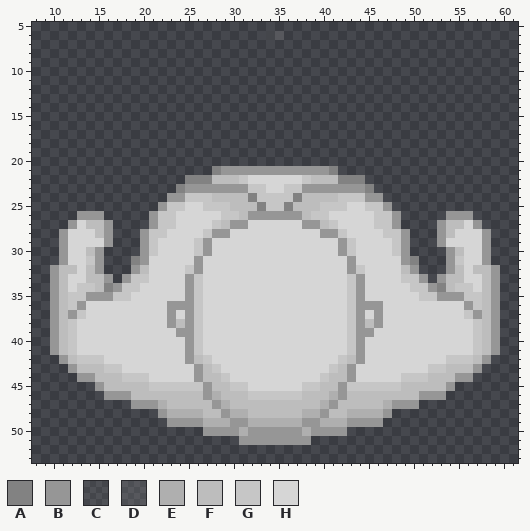
Sprite sheet, stored at Bel-Nix Character Creator/Assets/Resources/Sprites/CharacterFeatures/BodyTypes/Female/03_FBodyFat.png. That is the earlier state.
The file is 70x70 pixels. Colours within 5 levels of each other are drawn and written as one. Shown: x 8..61, y 5..53.
Palette (. is transparent): A #828282  B #969696  C #9a9a9a1b  D #9a9a9a33  E #afafaf  F #bdbdbd  G #c6c6c6  H #d6d6d6
Pixels before, first column x 10:
 6 ........................CD........................
 7 ..................................................
 8 ..................................................
 9 ..................................................
10 ..................................................
11 ..................................................
12 ..................................................
13 ..................................................
14 ..................................................
15 ..................................................
16 ..................................................
17 ..................................................
18 ..................................................
19 ..................................................
20 ..................................................
21 ..................ABBBBBBBBBBBBA..................
22 ...............AAAFFFGHHHHHHGFFFAAA...............
23 ..............ABBBBBBBGGHHGGBBBBBBBA..............
24 .............BBGGGFFFFAGGGGAFFFFGGGBB.............
25 ............BGGHHGGGFFFAGGAFFFGGGHHGGB............
26 ...BBB.....BGGHHHHHGGFBBBBBBFGGHHHHHGGB.....BBB...
27 ..BHFFB....BGGHHHHGFBBHHHHHHBBFGHHHHGGB....BFFHB..
28 .BHHHFB...BGGHHHHGBBHHHHHHHHHHBBGHHHHGGB...BFHHHB.
29 .BHHHHB...BGHHHHGBHHHHHHHHHHHHHHBGHHHHGB...BHHHHB.
30 .BHHFB....BGHHHHGBHHHHHHHHHHHHHHBGHHHHGB....BFHHB.
31 .BHHGB...ABHHHHHBHHHHHHHHHHHHHHHHBHHHHHBA...BGHHB.
32 BFFHFB...BFHHHHGBHHHHHHHHHHHHHHHHBGHHHHFB...BFHFFB
33 BFHHFFB.BGGHHHHBGHHHHHHHHHHHHHHHHGBHHHHGGB.BFFHHFB
34 BFHGGFABGGHHHHHBGHHHHHHHHHHHHHHHHGBHHHHHGGBAFGGHFB
35 BFGGBBBGGHHHHHHBGHHHHHHHHHHHHHHHHGBHHHHHHGGBBBGGFB
36 BFGBHHHHHHHHHBBBGHHHHHHHHHHHHHHHHGBBBHHHHHHHHHBGFB
37 BFBGHHHHHHHHHBHBGHHHHHHHHHHHHHHHHGBHBHHHHHHHHHGBFB
38 BFGHHHHHHHHHHBFBGHHHHHHHHHHHHHHHHGBFBHHHHHHHHHHGFB
39 BFGHHHHHHHHHHHBBGHHHHHHHHHHHHHHHHGBBHHHHHHHHHHHGFB
40 BFGHHHHHHHHHHHHBGHHHHHHHHHHHHHHHHGBHHHHHHHHHHHHGFB
41 BFGHHHHHHHHHHHHBGHHHHHHHHHHHHHHHHGBHHHHHHHHHHHHGFB
42 .BFGGGHHHHHHHHHBFGHHHHHHHHHHHHHHGFBHHHHHHHHHGGGFB.
43 ..BFFFGGHHHHHHHHBFGHHHHHHHHHHHHGFBHHHHHHHHGGFFFB..
44 ...BBFFFGGGHHHHHBFFGHHHHHHHHHHGFFBHHHHHGGGFFFBB...
45 .....BFFFFFGGGGGGBFFGGHHHHHHGGFFBGGGGGGFFFFFB.....
46 ......BBBFFFFFFFFBEFFFGGGGGGFFFEBFFFFFFFFBBB......
47 .........BBBEFFFFFBEFFFFFFFFFFEBFFFFFEBBB.........
48 ............BEEEEFFBEEFFFFFFEEBFFEEEEB............
49 .............BBBBEEEBBEEEEEEBBEEEBBBB.............
50 .................BBBBEBBBBBBEBBBB.................
51 .....................BBBBBBBB.....................
New version:
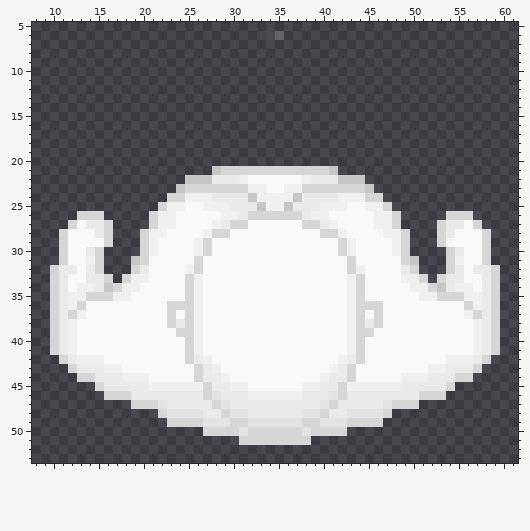
What changed:
colour A: #828282 -> #c6c6c6
colour B: #969696 -> #d6d6d6
colour C: #9a9a9a1b -> #d7d7d71b
colour D: #9a9a9a33 -> #d7d7d733
colour E: #afafaf -> #e3e3e3
colour F: #bdbdbd -> #eaeaea
colour G: #c6c6c6 -> #f0f0f0
colour H: #d6d6d6 -> #f9f9f9
Boxes around the changes in both pictures, in picture pixels (x1, y1, x2, y2):
changed: (266, 31, 284, 40)
changed: (50, 166, 500, 445)
